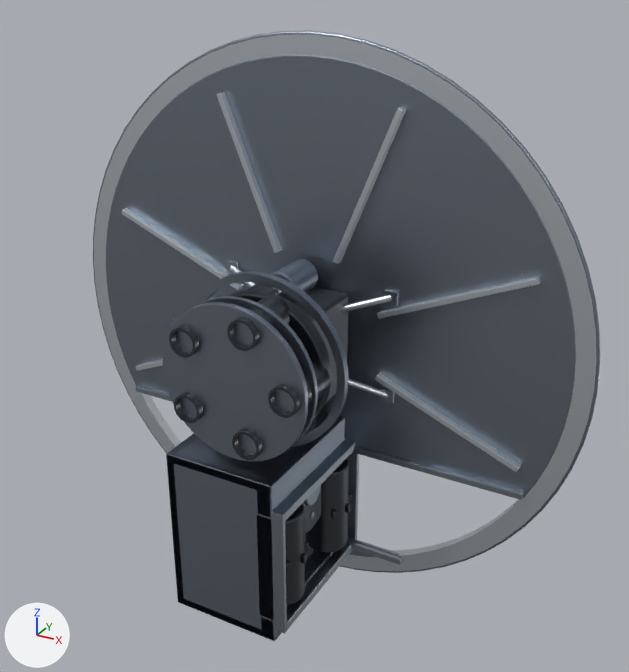
Two versions of the glTF model assets-src/ship-modules/weapon-gatling.glb, one commit apart.
Both versions are drawn from a camera (50 mm lens) standing at (4.2, -7.14, 3.69) and looking at (0.63, -0.65, 0.45). Arrows for +X, +Y and +Z are at lower left; the lights stay in place. The picture after the commit comes second. Where no turn or scale is listed for an object, it has been applied to the vertices. Vertices at exactly the same position are counted once.

Objects in the first picture: 'barrel_0', 'barrel_1', 'barrel_2', 'barrel_3', 'barrel_4', 'barrel_hub', 'barrel_mid_clamp', 'barrel_muzzle_clamp', 'feed_mouth_lip_fore', 'feed_sprocket_0', 'feed_tower_cap', 'feed_tower_top', 'gun_front_bearing', 'weapon_deck', 'weapon_mating_ring', 'weapon_ring_flange' and 35 more.
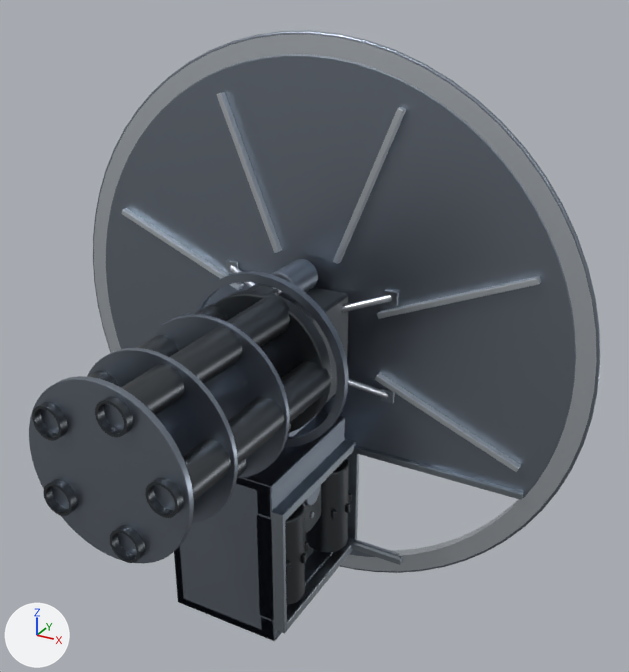
The change in detail:
me_barrel_0 is used by ob_barrel_0; location (0.0, -0.58, 0.0).
me_barrel_0 had 170 vertices, 336 faces and spanned x 0.415..0.785, y -0.62..-0.04, z -0.185..0.185.
me_barrel_0 now has 170 vertices, 336 faces and spans x 0.415..0.785, y -2.36..-0.04, z -0.185..0.185.
me_barrel_0 part 1: all 121 vertices in x 0.44..0.76, y -0.62..-0.42, z -0.16..0.16 are moved by (0.0, -1.74, 0.0).
me_barrel_1 is used by ob_barrel_1; location (0.0, -0.58, 0.0).
me_barrel_1 had 170 vertices, 336 faces and spanned x 0.0..0.37, y -0.62..-0.04, z 0.386..0.756.
me_barrel_1 now has 170 vertices, 336 faces and spans x 0.0..0.37, y -2.36..-0.04, z 0.386..0.756.
me_barrel_1 part 2: all 121 vertices in x 0.025..0.345, y -0.62..-0.42, z 0.411..0.731 are moved by (0.0, -1.74, 0.0).
me_barrel_2 is used by ob_barrel_2; location (0.0, -0.58, 0.0).
me_barrel_2 had 170 vertices, 336 faces and spanned x -0.67..-0.3, y -0.62..-0.04, z 0.168..0.538.
me_barrel_2 now has 170 vertices, 336 faces and spans x -0.67..-0.3, y -2.36..-0.04, z 0.168..0.538.
me_barrel_2 part 3: all 121 vertices in x -0.645..-0.325, y -0.62..-0.42, z 0.193..0.513 are moved by (0.0, -1.74, 0.0).
me_barrel_3 is used by ob_barrel_3; location (0.0, -0.58, 0.0).
me_barrel_3 had 170 vertices, 336 faces and spanned x -0.67..-0.3, y -0.62..-0.04, z -0.538..-0.168.
me_barrel_3 now has 170 vertices, 336 faces and spans x -0.67..-0.3, y -2.36..-0.04, z -0.538..-0.168.
me_barrel_3 part 4: all 121 vertices in x -0.645..-0.325, y -0.62..-0.42, z -0.513..-0.193 are moved by (0.0, -1.74, 0.0).
me_barrel_4 is used by ob_barrel_4; location (0.0, -0.58, 0.0).
me_barrel_4 had 170 vertices, 336 faces and spanned x 0.0..0.37, y -0.62..-0.04, z -0.756..-0.386.
me_barrel_4 now has 170 vertices, 336 faces and spans x 0.0..0.37, y -2.36..-0.04, z -0.756..-0.386.
me_barrel_4 part 5: all 121 vertices in x 0.025..0.345, y -0.62..-0.42, z -0.731..-0.411 are moved by (0.0, -1.74, 0.0).
Mesh me_barrel_clamp_2 is new.
It has 288 vertices, 572 faces and spans x -0.8..0.8, y -2.29..-2.23, z -0.8..0.8.
It uses material mat_mat_hull_dark (grey #9099a6).
Mesh me_barrel_clamp_1 is new.
It has 288 vertices, 572 faces and spans x -0.8..0.8, y -1.69..-1.64, z -0.8..0.8.
It uses material mat_mat_hull_dark (grey #9099a6).
Mesh me_barrel_clamp_0 is new.
It has 288 vertices, 572 faces and spans x -0.8..0.8, y -0.88..-0.83, z -0.8..0.8.
It uses material mat_mat_hull_dark (grey #9099a6).
Object 'barrel_mid_clamp' (ob_barrel_mid_clamp) is deleted.
Object 'barrel_muzzle_clamp' (ob_barrel_muzzle_clamp) is deleted.
Object 'barrel_clamp_2' (ob_barrel_clamp_2) is new; it shows me_barrel_clamp_2.
Its location is (0.0, -0.58, 0.0).
Object 'barrel_clamp_1' (ob_barrel_clamp_1) is new; it shows me_barrel_clamp_1.
Its location is (0.0, -0.58, 0.0).
Object 'barrel_clamp_0' (ob_barrel_clamp_0) is new; it shows me_barrel_clamp_0.
Its location is (0.0, -0.58, 0.0).

Location of each change, (x1, y1, x2, y2) in pixels of the pictures (629 x 672 px; the box of a moved part takes in the faces that stretch with it):
'barrel_clamp_2', added: after (29, 376, 194, 564)
'barrel_muzzle_clamp', deleted: before (162, 302, 308, 461)
'barrel_1', reshaped (206% wider, 151% taller): before (227, 295, 290, 351); after (95, 295, 290, 437)
'barrel_0', reshaped (192% wider, 177% taller): before (268, 362, 331, 418); after (145, 361, 331, 518)
'barrel_clamp_1', added: after (87, 348, 238, 523)
'barrel_clamp_0', added: after (149, 314, 290, 478)
'barrel_2', reshaped: before (169, 325, 199, 358); after (32, 304, 229, 441)
'barrel_mid_clamp', deleted: before (197, 296, 318, 442)
'barrel_4', reshaped: before (232, 429, 263, 460); after (110, 422, 291, 563)
'barrel_3', reshaped: before (174, 392, 203, 424); after (43, 479, 77, 516)
part 1 of me_barrel_0, moved or reshaped: before (268, 373, 323, 418); after (145, 366, 323, 518)
part 2 of me_barrel_1, moved or reshaped: before (227, 301, 283, 351); after (95, 301, 283, 437)
part 3 of me_barrel_2, moved or reshaped: before (169, 325, 199, 358); after (32, 310, 219, 441)
part 5 of me_barrel_4, moved or reshaped: before (232, 429, 263, 460); after (110, 459, 246, 563)
